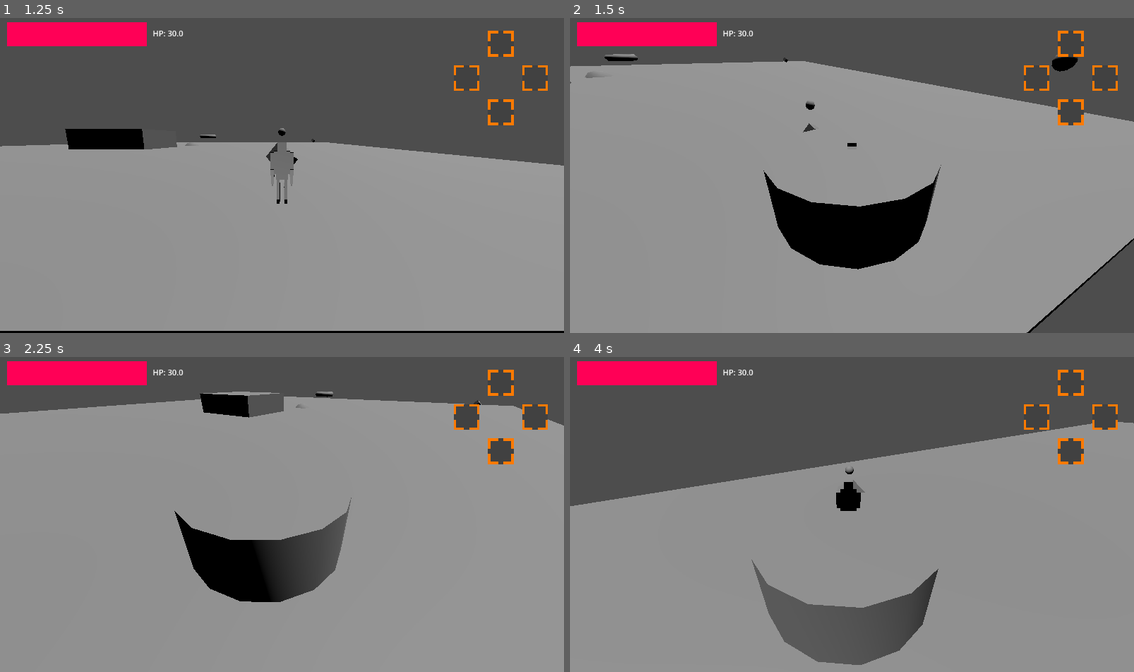
Above: before the commit, frames 1-4 (two rows, left to right).
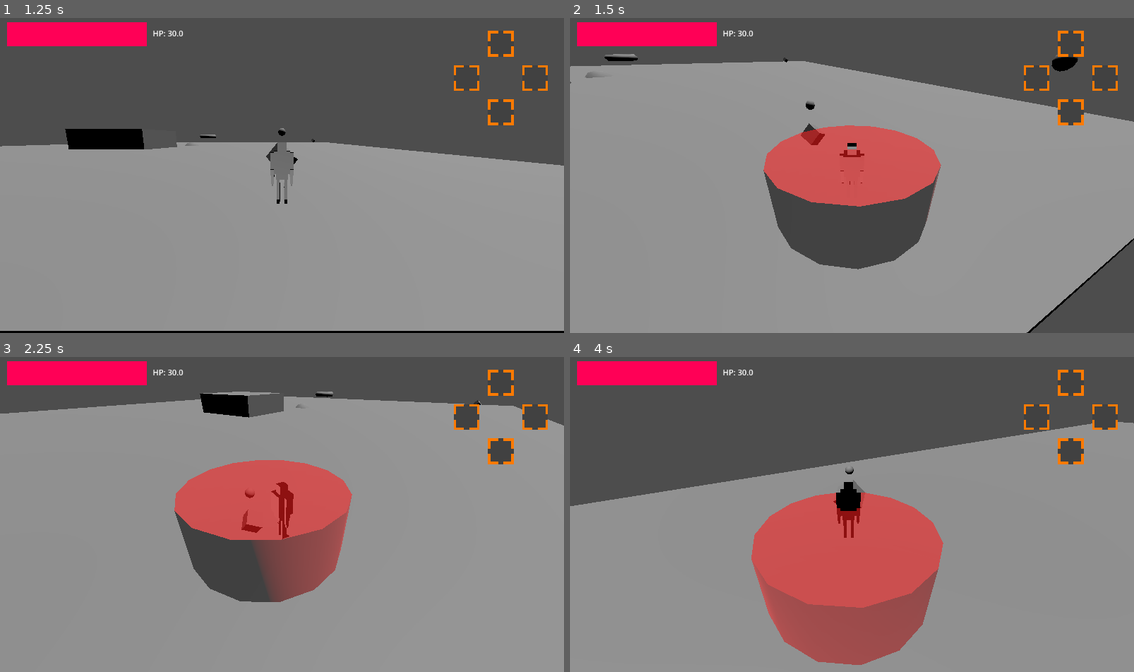
Above: after the commit, the same moments.

Repository: stron1le/MVM28
Game: Godot game, scene res://Scenes/start_screen.tscn
The game is run twice, just before and just after one commit, with the same random seed, the same clock (stepped at 60 frames per second) and the same inputs.
Inputs (mouse positions are in pixels of both pictures, inside the frame that each line leads up to):
- Up to frame 1 (1.25 s): click "New Game" at 0.5 s
- Up to frame 2 (1.5 s): tap Enter at 1.25 s; move the mouse to (880, 172) at 1.27 s; hold W (ForwardAxisNegative) from 1.28 s (still down); click (880, 172) at 1.35 s
- Up to frame 3 (2.25 s): keep holding W (ForwardAxisNegative); tap Space (Jump) at 1.52 s; move the mouse to (253, 514) at 2.02 s; click (253, 514) at 2.1 s
- Up to frame 4 (4 s): keep holding W (ForwardAxisNegative); tap Space (Jump) at 2.27, 3.77 s; move the mouse to (863, 508) at 2.77 s; right-click (863, 508) at 2.85 s; click (863, 508) at 3.05 s; move the mouse to (846, 517) at 3.52 s; tap Left (HorizontalAxisNegative) at 3.6 s; click (846, 517) at 3.8 s

Frame 1 is identical in both runs. In frame 2, 11% of the frame differs, in the area x 34-66%, y 34-80%; in frame 3, 11%; in frame 4, 14%, in the area x 32-67%, y 43-98%.

Commit message:
Added transparency to test attack, fixed potential order bug.

Diff:
--- /dev/null
+++ b/mvm28/Materials/AttackMat.tres
@@ -0,0 +1,5 @@
+[gd_resource type="StandardMaterial3D" format=3 uid="uid://6nmkggd8g4p"]
+
+[resource]
+transparency = 1
+albedo_color = Color(1, 0, 0, 0.556863)
--- a/mvm28/Scenes/test_attack.tscn
+++ b/mvm28/Scenes/test_attack.tscn
@@ -1,6 +1,7 @@
-[gd_scene load_steps=3 format=3 uid="uid://3fwhfs8mvtgy"]
+[gd_scene load_steps=4 format=3 uid="uid://3fwhfs8mvtgy"]
 
 [ext_resource type="Script" uid="uid://dm28ilgrmr3o" path="res://Scripts/test_attack.gd" id="1_o2nol"]
+[ext_resource type="Material" uid="uid://6nmkggd8g4p" path="res://Materials/AttackMat.tres" id="2_wnlu7"]
 
 [sub_resource type="CylinderShape3D" id="CylinderShape3D_424uh"]
 radius = 2.5
@@ -14,6 +15,7 @@
 shape = SubResource("CylinderShape3D_424uh")
 
 [node name="CSGCylinder3D" type="CSGCylinder3D" parent="."]
+material_override = ExtResource("2_wnlu7")
 radius = 2.5
 sides = 16
 
--- a/mvm28/Scenes/test_character.tscn
+++ b/mvm28/Scenes/test_character.tscn
@@ -70,6 +70,7 @@
 mappedButton = 4
 
 [node name="IconTexture" type="TextureRect" parent="Control/ActionButton 2"]
+layout_mode = 0
 offset_left = 6.0
 offset_top = 6.0
 offset_right = 46.0
@@ -87,6 +88,7 @@
 mappedButton = 1
 
 [node name="IconTexture" type="TextureRect" parent="Control/ActionButton 3"]
+layout_mode = 0
 offset_left = 6.0
 offset_top = 6.0
 offset_right = 46.0
@@ -104,6 +106,7 @@
 mappedButton = 3
 
 [node name="IconTexture" type="TextureRect" parent="Control/ActionButton 4"]
+layout_mode = 0
 offset_left = 6.0
 offset_top = 6.0
 offset_right = 46.0
--- a/mvm28/Scripts/LockOnTarget.gd
+++ b/mvm28/Scripts/LockOnTarget.gd
@@ -10,8 +10,9 @@
 	if ($VisibleOnScreenNotifier3D.is_on_screen()):
 		onScreen=true;
 func _process(delta):
-	inRange=((global_position-PlayerCharacter.singleton.global_position).length()<MAX_LOCKON_RANGE);
-	isAvailable();
+	if (PlayerCharacter.singleton):
+		inRange=((global_position-PlayerCharacter.singleton.global_position).length()<MAX_LOCKON_RANGE);
+		isAvailable();
 func _on_visible_on_screen_notifier_3d_screen_entered():
 	onScreen=true;
 	isAvailable();
--- a/mvm28/Scripts/test_attack.gd
+++ b/mvm28/Scripts/test_attack.gd
@@ -13,7 +13,6 @@
 
 	pass # Replace with function body.
 
-
 func _on_hit_object(body):
 	if (PlayerCharacter.singleton.currentState==PlayerCharacter.PLAYERSTATE.ACT_JUMP):
 		PlayerCharacter.singleton.velocity.y=8;
--- a/mvm28/project.godot
+++ b/mvm28/project.godot
@@ -24,6 +24,7 @@
 
 folder_colors={
 "res://Items/": "green",
+"res://Materials/": "orange",
 "res://Models/": "red",
 "res://PNGs/": "pink",
 "res://Scenes/": "yellow"
